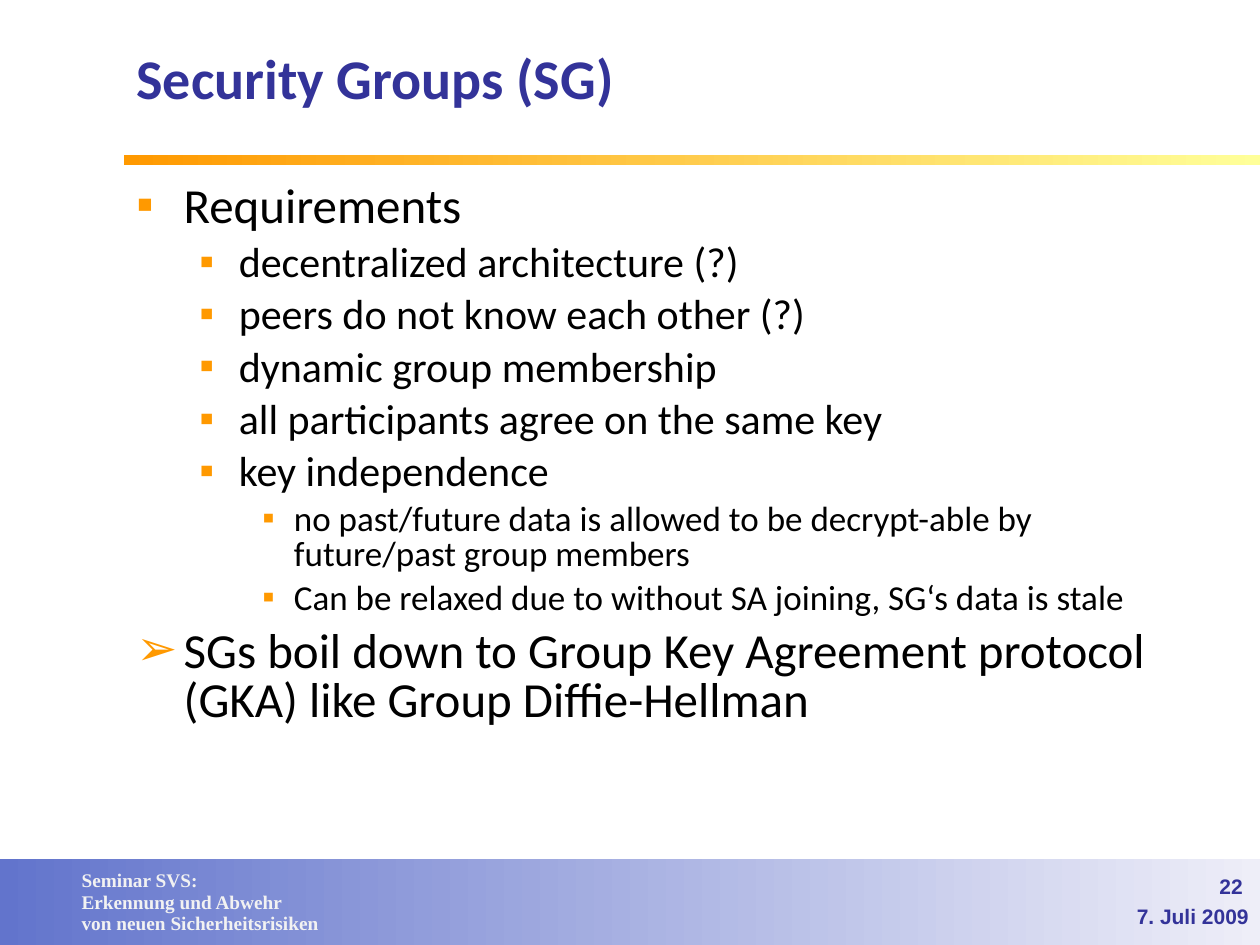
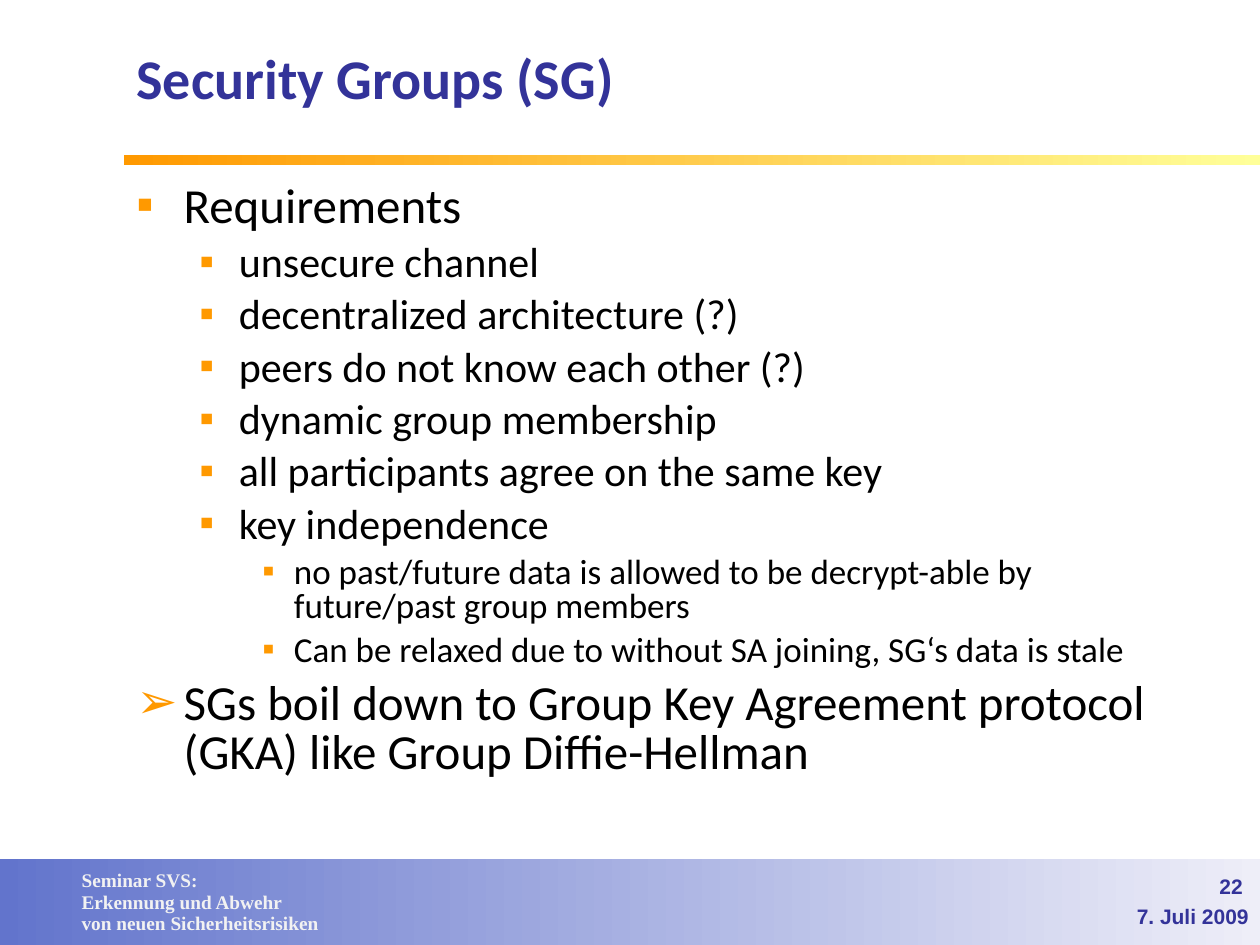
Before and after one commit to lemmy/SecuredSLP, a slide deck: slide 22 of doc/Service Discovery in open networks.ppt. Drawn at 1260x945 pixels with LibreOffice and Linux fonts; fonts in the diff are those of the drawing; background and template pictures are left out. Boxes give left, top, right and bottom in pixels: in the first picture for what was removed or moved away, otherwise in the second. Text is boxed around its words. In the diff, an @@ line names an element or a change of style, - is before the commit and + after.

```diff
--- a/doc/Service Discovery in open networks.ppt
+++ b/doc/Service Discovery in open networks.ppt
@@ text at [239,247,538,278]: paragraph added @@
+  ▪ unsecure channel
```
Also in this commit, not shown: 9 other slides changed.
